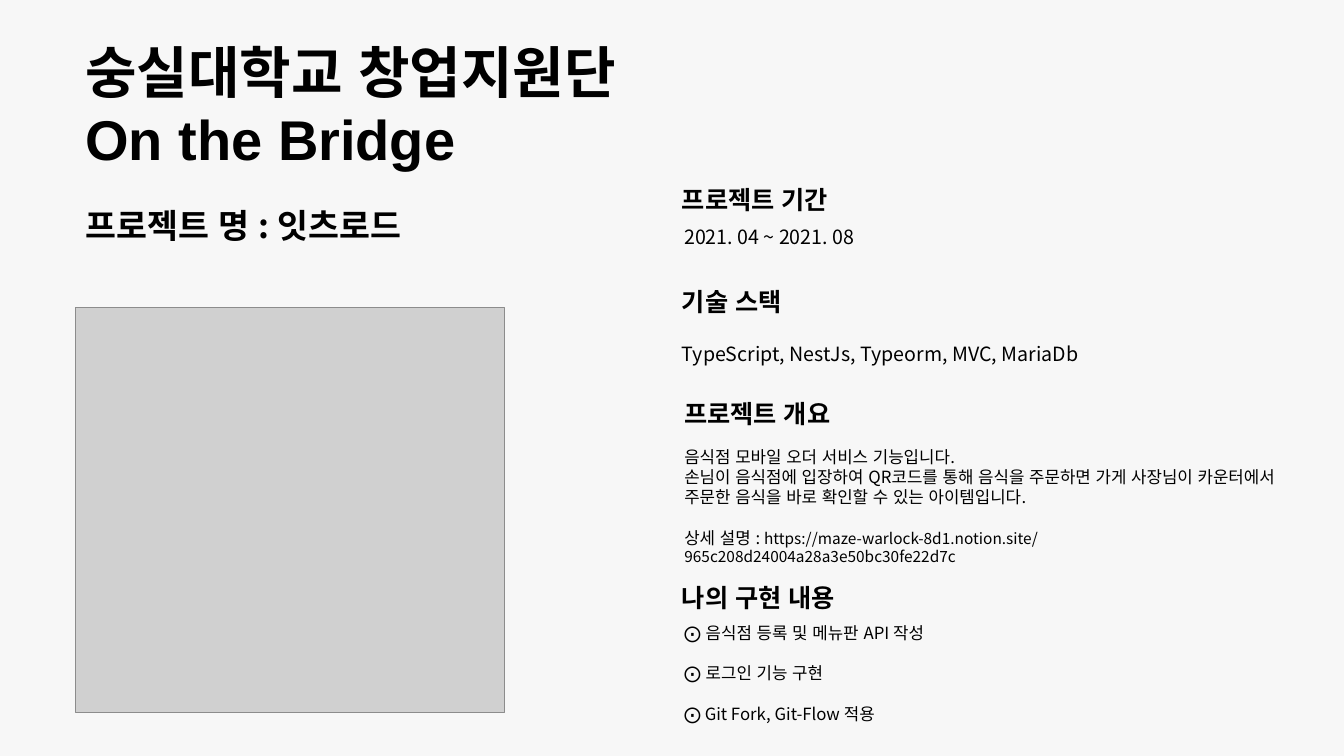
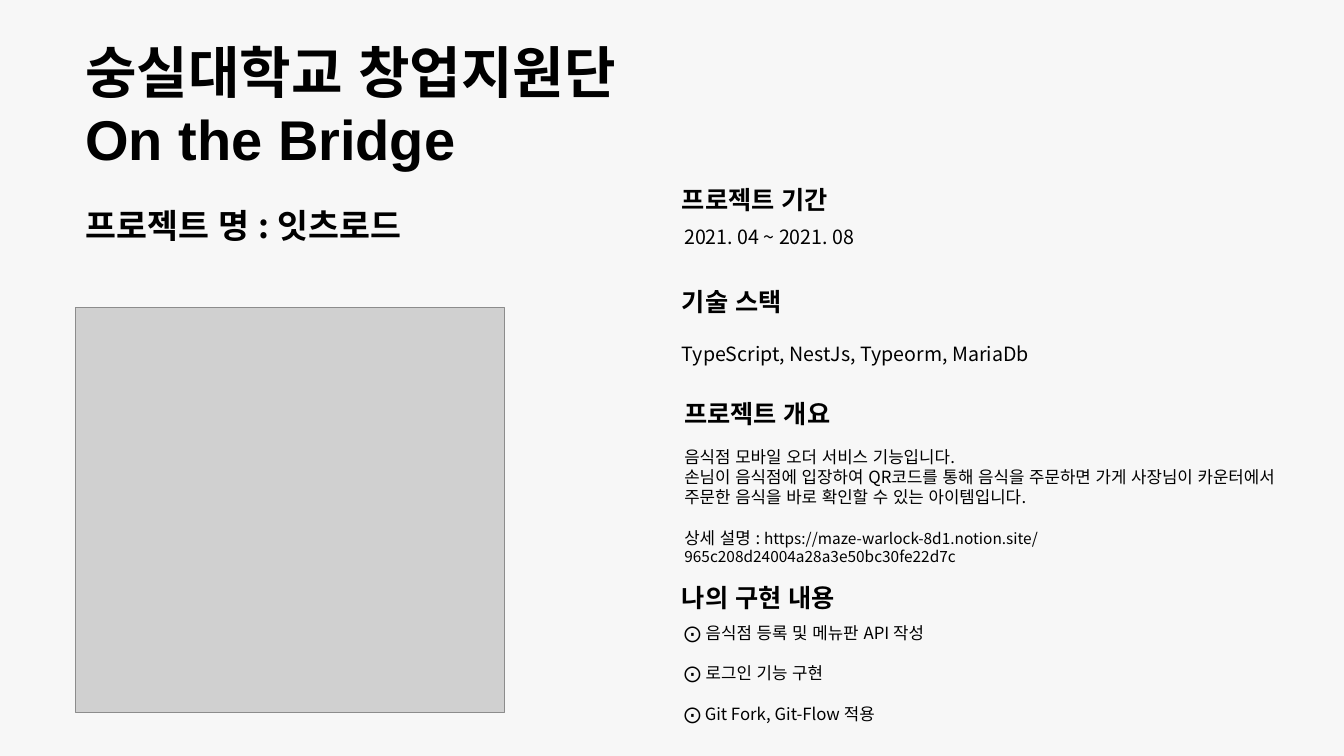
Before and after one commit to ohjinhokor/PortFolio, a slide deck: slide 2 of 오진호 포토폴리오.pptx. Drawn at 1344x756 pixels with LibreOffice and Linux fonts; fonts in the diff are those of the drawing; grey boxes stand for pictures; background and template pictures are left out. Boxes give left, top, right and bottom in pixels: in the first picture for what was removed or moved away, otherwise in the second. Text is boxed around its words. In the diff, an @@ line names an element or a change of style, - is before the commit and + after.

```diff
--- a/오진호 포토폴리오.pptx
+++ b/오진호 포토폴리오.pptx
@@ text at [682, 345, 1029, 366]: text changed @@
-TypeScript, NestJs, Typeorm, MVC, MariaDb
+TypeScript, NestJs, Typeorm, MariaDb
```
Also in this commit, not shown: 2 other slides changed, 2 slides added, 1 slide removed, 1 other file.
